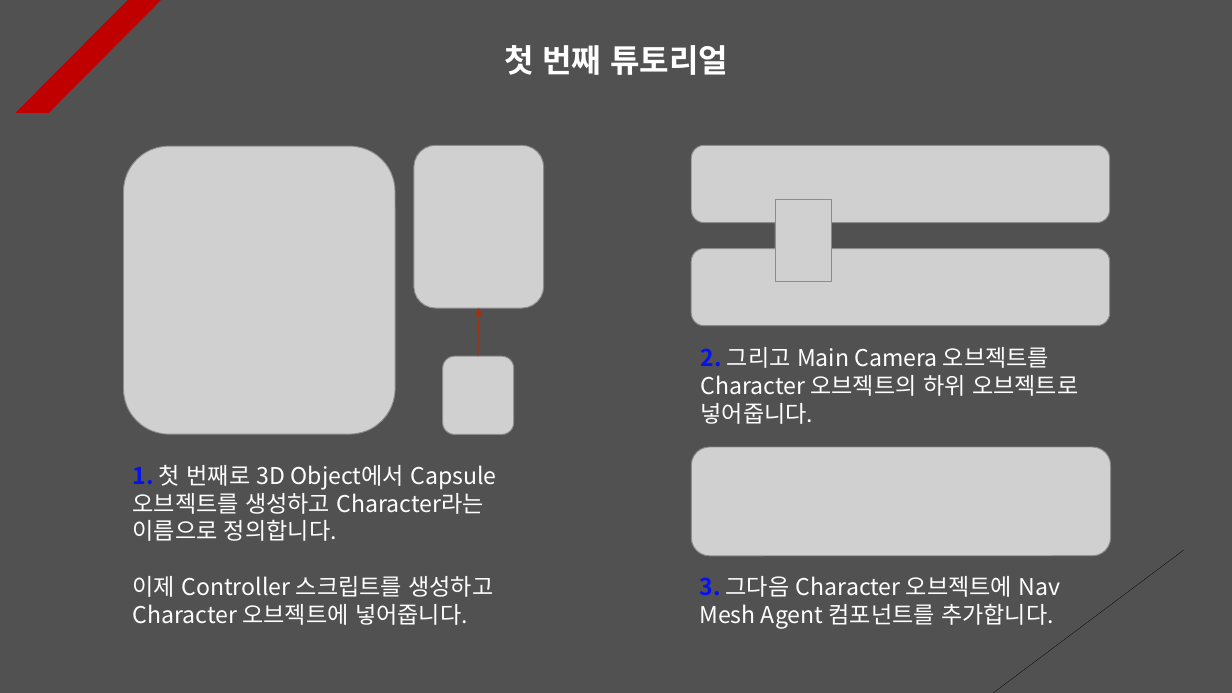
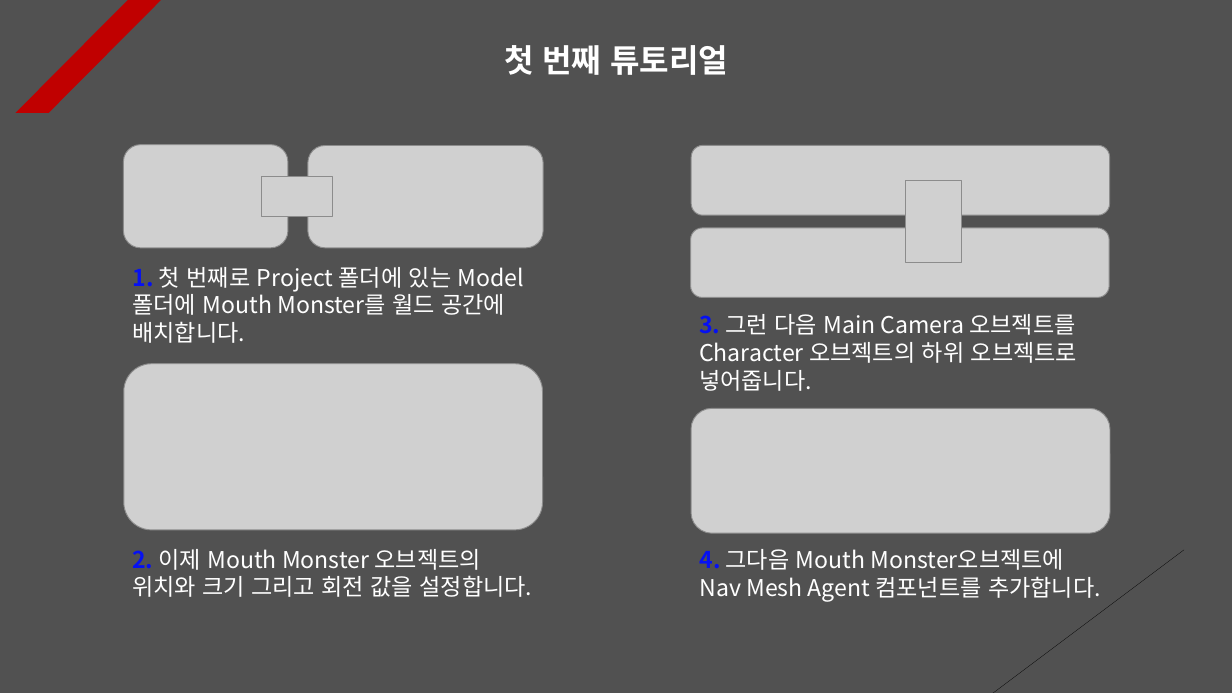
Before and after one commit to Unity2033/3D-UnityEngine, a slide deck: slide 1 of Assets/NavMesh Agent/PPT Data/NavMesh Agent Example.pptx. Drawn at 1232x693 pixels with LibreOffice and Linux fonts; fonts in the diff are those of the drawing; grey boxes stand for pictures. Boxes give left, top, right and bottom in pixels: in the first picture for what was removed or moved away, otherwise in the second. Text is boxed around its words. In the diff, an @@ line names an element or a change of style, - is before the commit and + after.

```diff
--- a/Assets/NavMesh Agent/PPT Data/NavMesh Agent Example.pptx
+++ b/Assets/NavMesh Agent/PPT Data/NavMesh Agent Example.pptx
@@ picture removed at [124,146,396,434] @@
@@ picture added at [124,145,288,249] @@
@@ picture added at [308,145,543,248] @@
@@ picture removed at [414,145,543,308] @@
@@ picture: place and size @@
-picture at [691,145,1110,223]
+picture at [691,145,1110,215]
@@ picture added at [262,177,334,216] @@
@@ picture: place and size @@
-picture at [775,200,832,282]
+picture at [906,180,962,262]
@@ picture: place and size @@
-picture at [691,249,1110,325]
+picture at [690,228,1109,298]
@@ text at [132,267,524,343]: text changed @@
-1. 첫 번째로 3D Object에서 Capsule 오브젝트를 생성하고 Character라는 이름으로 정의합니다.
-이제 Controller 스크립트를 생성하고 Character 오브젝트에 넣어줍니다.
+1. 첫 번째로 Project 폴더에 있는 Model 폴더에 Mouth Monster를 월드 공간에 배치합니다.
@@ arrow removed from (478, 357) to (479, 308) @@
@@ text at [699,314,1077,391]: text changed @@
-2. 그리고 Main Camera 오브젝트를 Character 오브젝트의 하위 오브젝트로 넣어줍니다.
+3. 그런 다음 Main Camera 오브젝트를 Character 오브젝트의 하위 오브젝트로 넣어줍니다.
@@ picture removed at [443,357,514,435] @@
@@ picture added at [124,364,543,531] @@
@@ picture: place and size @@
-picture at [691,447,1111,556]
+picture at [691,409,1110,533]
@@ text added at [132,549,533,597], 18 pt, text #FFFFFF @@
+2. 이제 Mouth Monster 오브젝트의 위치와 크기 그리고 회전 값을 설정합니다.
@@ text at [699,549,1101,601]: text changed @@
-3. 그다음 Character 오브젝트에 Nav Mesh Agent 컴포넌트를 추가합니다.
+4. 그다음 Mouth Monster오브젝트에 Nav Mesh Agent 컴포넌트를 추가합니다.
```
Also in this commit, not shown: 1 other slide changed, 1 slide removed, 11 other files.
